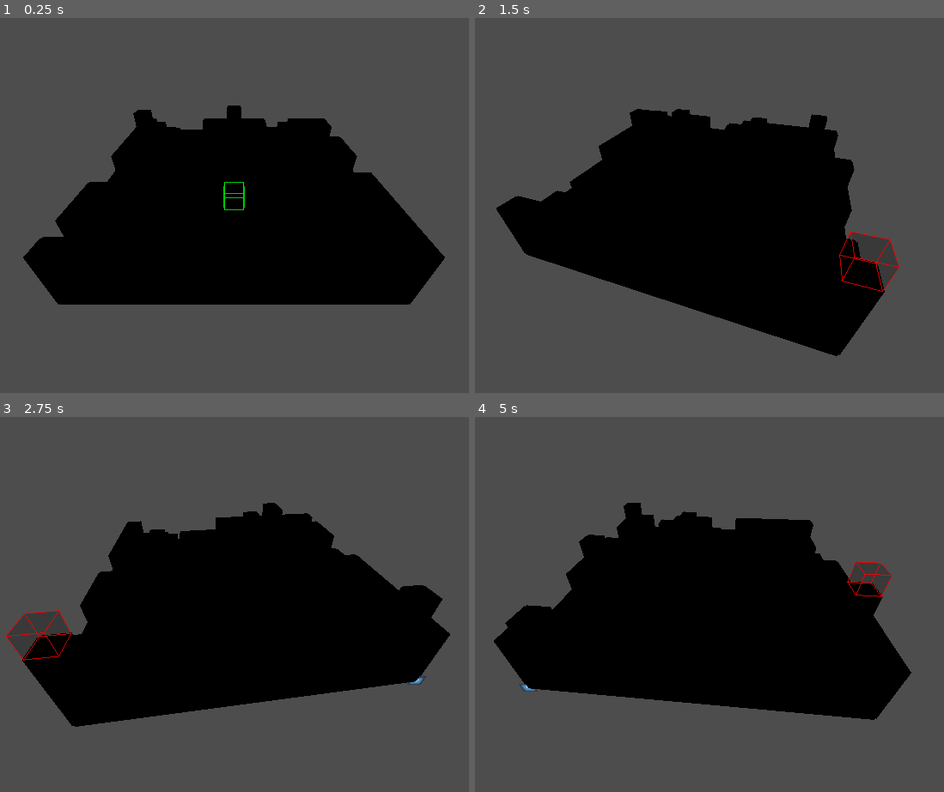
Above: before the commit, frames 1-4 (two rows, left to right).
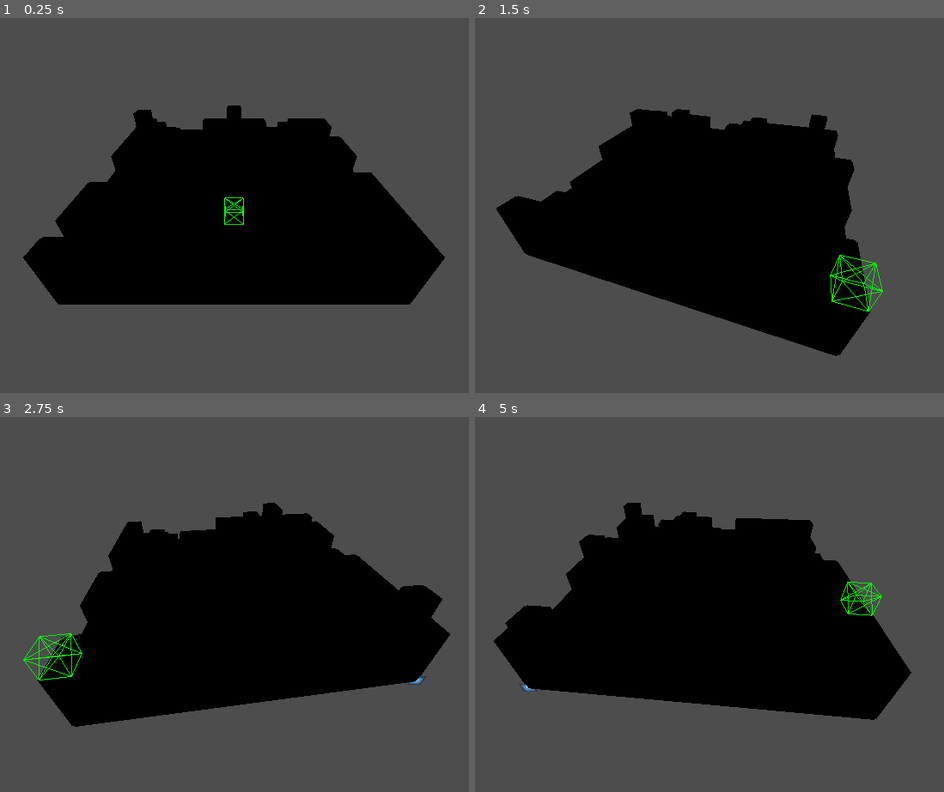
Above: after the commit, the same moments.

Repository: Nalooff/TSG
Game: Godot game, scene res://Scenes/world.tscn
The game is run twice, just before and just after one commit, with the same random seed, the same clock (stepped at 60 frames per second) and the same inputs. The engine's default icon, where the game draws it, is replaced by a stand-in: a white triangle on a blue panel in a dark square.
Inputs (mouse positions are in pixels of both pictures, inside the frame that each line leads up to):
- Up to frame 1 (0.25 s): no input
- Up to frame 2 (1.5 s): tap Enter (change_view) at 0.5 s; move the mouse to (676, 276) at 0.52 s; hold Enter (change_view) 0.53-1.28 s; hold Right (rotate_right) from 0.53 s (still down); move the mouse to (915, 258) at 1.27 s; click (915, 258) at 1.35 s
- Up to frame 3 (2.75 s): move the mouse to (28, 540) at 2.02 s; release Right (rotate_right) at 2.03 s; hold Left (rotate_left) from 2.03 s (still down); hold Middle mouse button (rotate_cam) from 2.03 s (still down)
- Up to frame 4 (5 s): tap Space at 2.75 s; move the mouse to (742, 600) at 2.77 s; release Middle mouse button (rotate_cam) at 2.78 s; tap Enter (change_view) at 2.85, 3.5 s; move the mouse to (606, 503) at 3.52 s; press the mouse at (606, 503) at 3.53 s; move the mouse to (859, 578) at 4.27 s; release Left (rotate_left) at 4.28 s; release the mouse at (859, 578) at 4.28 s; hold Right (rotate_right) from 4.28 s (still down); tap Middle mouse button (rotate_cam) at 4.35 s

The runs differ from the first frame. In frame 1, 0.2% of the frame differs, in the area x 47-53%, y 43-56%; in frame 2, 0.7%; in frame 3, 0.8%, in the area x 1-18%, y 51-71%; in frame 4, 0.5%.

Commit message:
Type Tile for hidden meshes
In GridGeneration/block_preview.gd change _hidden_meshes from Array[Node3D] to Array[Tile], update loops to use tile variable names, and add a runtime type check (tile_node is Tile) before hiding/restoring tiles. Minor whitespace cleanup.

Diff:
--- a/GridGeneration/block_preview.gd
+++ b/GridGeneration/block_preview.gd
@@ -49,8 +49,8 @@
 # Cache the last received tile info so size/mode changes can re-evaluate instantly
 var _last_tile_info: Dictionary = {}
 
-# Typed to Node3D to match the Tile (StaticBody3D) elements stored in visual_matrix
-var _hidden_meshes: Array[Node3D] = []
+
+var _hidden_meshes: Array[Tile] = []
 
 
 # ==========================================
@@ -298,9 +298,9 @@
 # ==========================================
 
 func _restore_hidden_blocks() -> void:
-	for node in _hidden_meshes:
-		if is_instance_valid(node):
-			node.visible = true
+	for tile in _hidden_meshes:
+		if is_instance_valid(tile):
+			tile.visible = true
 	_hidden_meshes.clear()
 
 func _manage_block_hiding_pipeline(gx: int, gz: int, target_tier: int) -> void:
@@ -324,7 +324,7 @@
 	for h in range(cell_tiles.size()):
 		if h >= bottom and h <= top:
 			var tile_node = cell_tiles[h]
-			if is_instance_valid(tile_node) and tile_node.visible:
+			if tile_node is Tile and is_instance_valid(tile_node) and tile_node.visible:
 				tile_node.visible = false
 				_hidden_meshes.append(tile_node)
 
--- a/Scenes/world.tscn
+++ b/Scenes/world.tscn
@@ -18,6 +18,9 @@
 
 [node name="Grid" parent="." instance=ExtResource("3_wfsc2")]
 
+[node name="BlockPreview" parent="Grid" index="1"]
+mode = 1
+
 [node name="BasePawn" parent="." instance=ExtResource("1_er4mj")]
 
 [editable path="Grid"]
